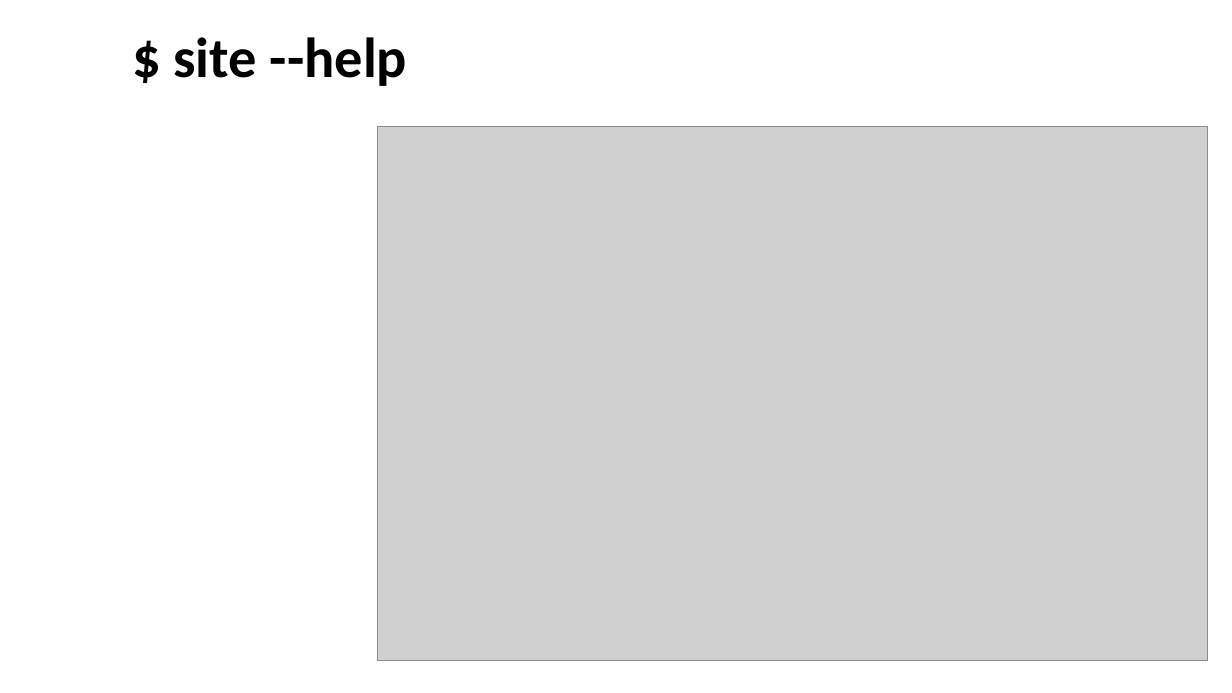
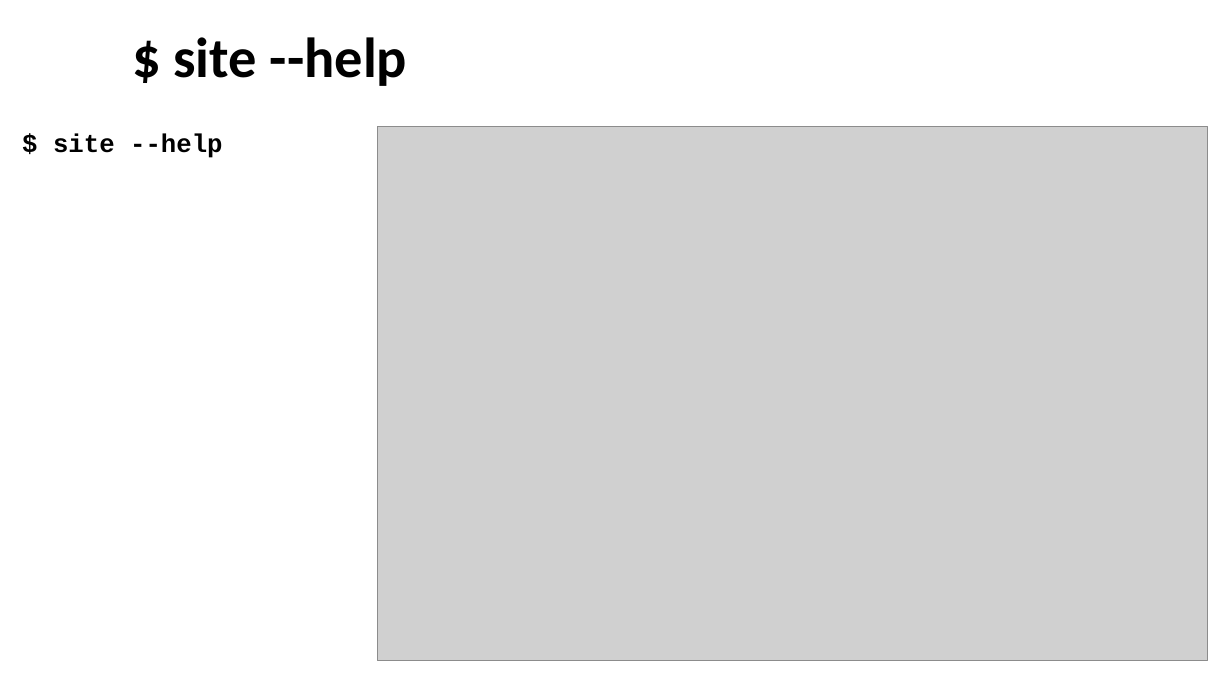
Before and after one commit to enogrob/research-obras-devtools, a slide deck: slide 6 of obras/obras-devtools.pptx. Drawn at 1232x693 pixels with LibreOffice and Linux fonts; fonts in the diff are those of the drawing; grey boxes stand for pictures; background and template pictures are left out. Boxes give left, top, right and bottom in pixels: in the first picture for what was removed or moved away, otherwise in the second. Text is boxed around its words. In the diff, an @@ line names an element or a change of style, - is before the commit and + after.

```diff
--- a/obras/obras-devtools.pptx
+++ b/obras/obras-devtools.pptx
@@ text added at <box>53,133,222,158</box>, 20 pt, text #000000, bold @@
+$ site --help
```
Also in this commit, not shown: 18 other slides changed, 13 slides added.
